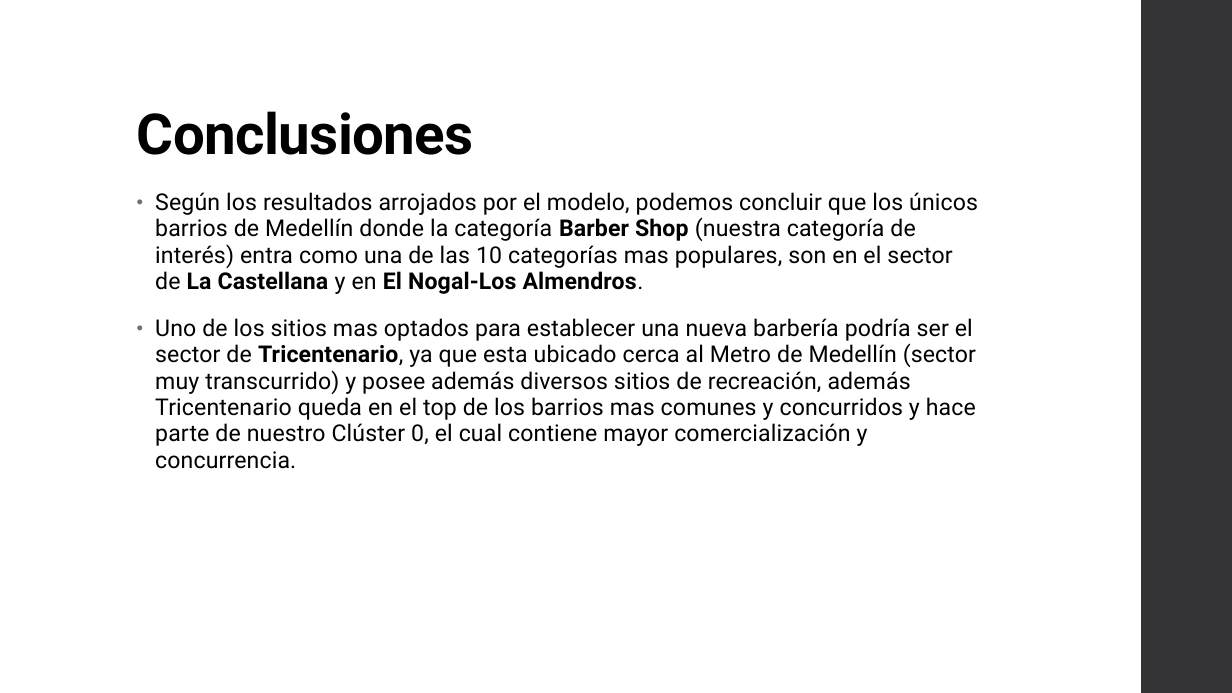
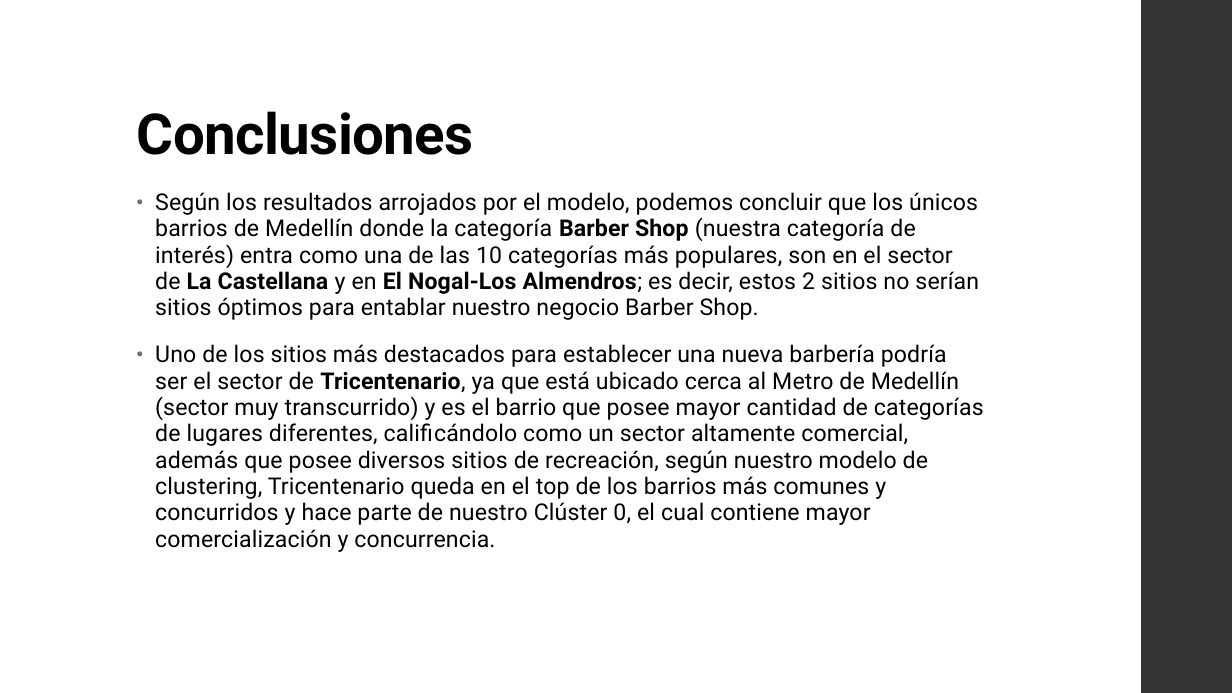
Before and after one commit to Sergioc2020/Coursera_Capstone, a slide deck: slide 11 of Proyecto Capstone - La Batalla de los Vecindarios.pptx. Drawn at 1232x693 pixels with LibreOffice and Linux fonts; fonts in the diff are those of the drawing. Boxes give left, top, right and bottom in pixels: in the first picture for what was removed or moved away, otherwise in the second. Text is boxed around its words. In the diff, an @@ line names an element or a change of style, - is before the commit and + after.

```diff
--- a/Proyecto Capstone - La Batalla de los Vecindarios.pptx
+++ b/Proyecto Capstone - La Batalla de los Vecindarios.pptx
@@ text at [155,192,984,552]: text changed @@
-• Según los resultados arrojados por el modelo, podemos concluir que los únicos barrios de Medellín donde la categoría Barber Shop (nuestra categoría de interés) entra como una de las 10 categorías mas populares, son en el sector de La Castellana y en El Nogal-Los Almendros.
-• Uno de los sitios mas optados para establecer una nueva barbería podría ser el sector de Tricentenario, ya que esta ubicado cerca al Metro de Medellín (sector muy transcurrido) y posee además diversos sitios de recreación, además Tricentenario queda en el top de los barrios mas comunes y concurridos y hace parte de nuestro Clúster 0, el cual contiene mayor comercialización y concurrencia.
+• Según los resultados arrojados por el modelo, podemos concluir que los únicos barrios de Medellín donde la categoría Barber Shop (nuestra categoría de interés) entra como una de las 10 categorías más populares, son en el sector de La Castellana y en El Nogal-Los Almendros; es decir, estos 2 sitios no serían sitios óptimos para entablar nuestro negocio Barber Shop.
+• Uno de los sitios más destacados para establecer una nueva barbería podría ser el sector de Tricentenario, ya que está ubicado cerca al Metro de Medellín (sector muy transcurrido) y es el barrio que posee mayor cantidad de categorías de lugares diferentes, calificándolo como un sector altamente comercial, además que posee diversos sitios de recreación, según nuestro modelo de clustering, Tricentenario queda en el top de los barrios más comunes y concurridos y hace parte de nuestro Clúster 0, el cual contiene mayor comercialización y concurrencia.
```
Also in this commit, not shown: 8 other slides changed.
